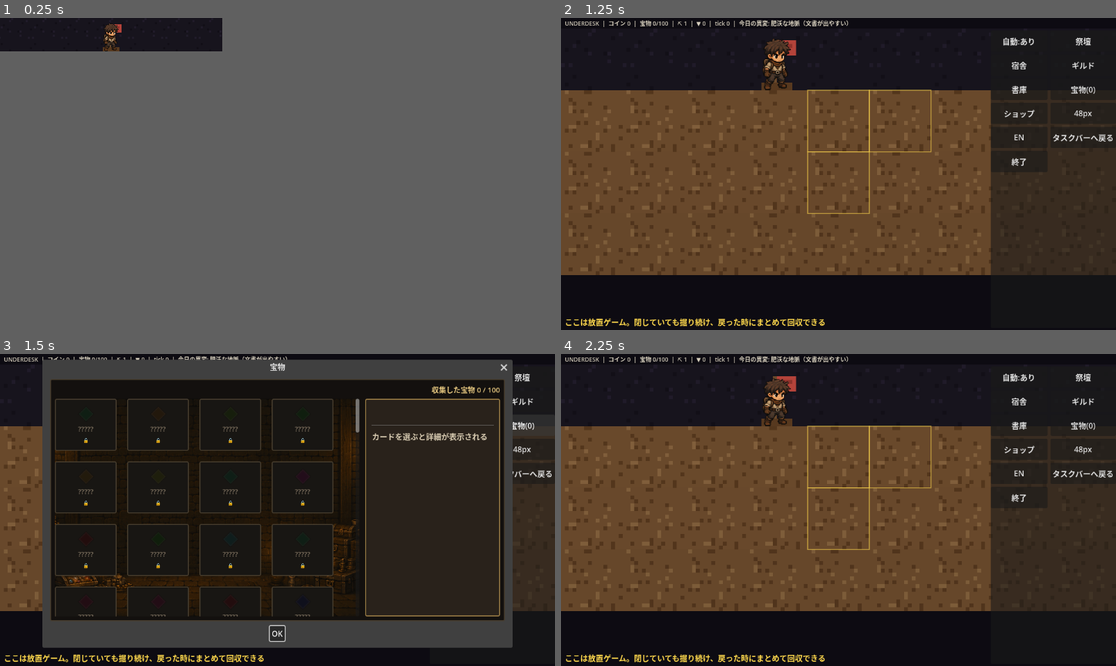
Above: before the commit, frames 1-4 (two rows, left to right).
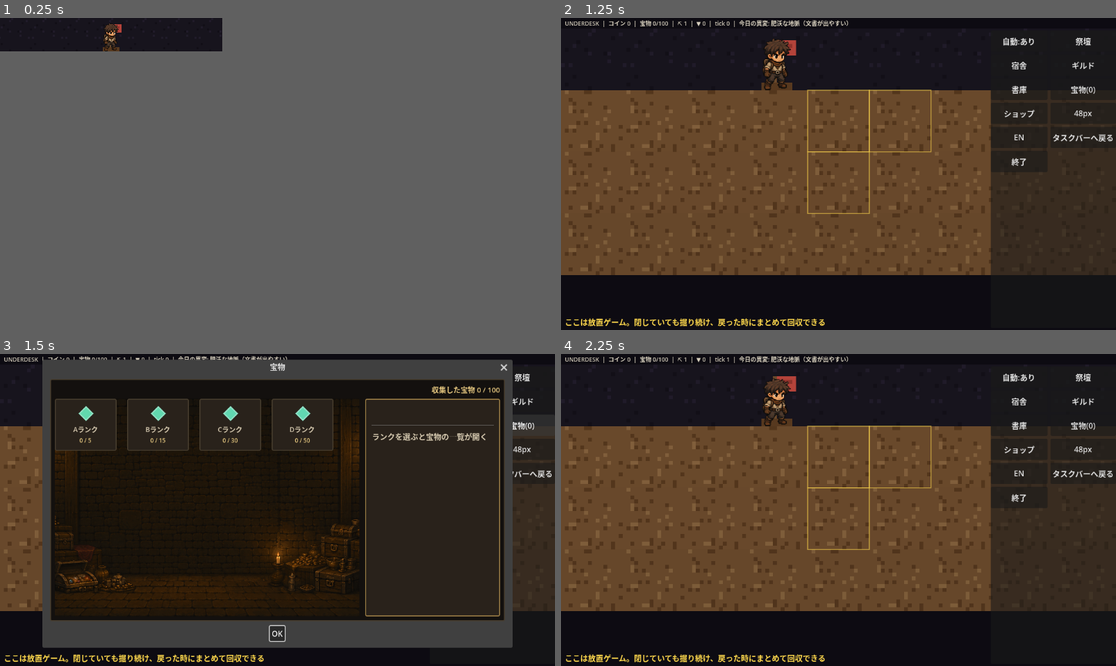
Above: after the commit, the same moments.

Repository: jinsei0604/UnderDesk
Game: Godot game, scene res://src/ui/main.tscn
Same seed, same stepped clock (60 frames per second), same inputs: the game is played once before the commit and once after it.
Inputs (mouse positions are in pixels of both pictures, inside the frame that each line leads up to):
- Up to frame 1 (0.25 s): no input
- Up to frame 2 (1.25 s): tap Enter at 0.5 s; drag from (672, 33) to (694, 27) at 0.52 s
- Up to frame 3 (1.5 s): click "宝物(0)" at 1.25 s
- Up to frame 4 (2.25 s): click "OK" at 2 s

Frames 1-2 are identical in both runs. In frame 3, 3.6% of the frame differs, in the area x 9-88%, y 14-85%; in frame 4, nothing differs.

Commit message:
Give the treasure dialog a two-level shelf, mirroring the archive
Groups items by rank (Z/S/A/B/C/D, UD.ITEM_RANKS) into a rank shelf
first, then opens each rank's item list on selection -- the same
shelf -> detail -> back navigation as the archive, so there's one
less UI pattern for the player to learn. Empty ranks (Z/S have no
items yet) are skipped, same as the archive skips empty series.
Adds item_rank_<rank>.png as a recognized art key (falls back to the
existing gem placeholder) and two locale strings for the rank shelf.

Diff:
--- a/locale/en.csv
+++ b/locale/en.csv
@@ -88,6 +88,8 @@
 UI_SELECT_HINT,Select a card to see its details.
 UI_BACK,Back
 UI_SELECT_SERIES_HINT,Choose a series to open its pages.
+UI_SELECT_RANK_HINT,Choose a rank to open its treasures.
+UI_RANK_LABEL,Rank %s
 SERIES_JOURNAL,A Miner's Journal
 SERIES_LETTERS,Old Letters
 SERIES_RECORDS,Records & Notices
--- a/locale/ja.csv
+++ b/locale/ja.csv
@@ -88,6 +88,8 @@
 UI_SELECT_HINT,カードを選ぶと詳細が表示される
 UI_BACK,戻る
 UI_SELECT_SERIES_HINT,シリーズを選ぶと手記の一覧が開く
+UI_SELECT_RANK_HINT,ランクを選ぶと宝物の一覧が開く
+UI_RANK_LABEL,%sランク
 SERIES_JOURNAL,坑夫の手記
 SERIES_LETTERS,古い書簡
 SERIES_RECORDS,記録・通達
--- a/src/ui/art_library.gd
+++ b/src/ui/art_library.gd
@@ -12,6 +12,7 @@
 ##   dialog_bg_<archive|treasure|shop|altar|guild|dorm>.png
 ##   (illustrated backdrop behind a UDCardDialog's card grid)
 ##   series_<series_id>.png  (e.g. series_journal.png, the archive shelf icon)
+##   item_rank_<Z|S|A|B|C|D>.png  (the treasure shelf's rank-card icon)
 ##
 ## Frame animation: add <key>_f2.png, <key>_f3.png, ... and the sprite
 ## cycles through them automatically (the base file is frame 1).
@@ -46,6 +47,8 @@
 	]
 	for i in MINION_VARIANTS:
 		keys.append("minion_%d" % i)
+	for rank in UD.ITEM_RANKS:
+		keys.append("item_rank_%s" % rank)
 	for room_id in room_ids:
 		keys.append("room_%s" % room_id)
 	for item_id in item_ids:
--- a/src/ui/main.gd
+++ b/src/ui/main.gd
@@ -48,6 +48,8 @@
 var doc_series: Array = []
 ## "" = the series-selection shelf; otherwise the open series id.
 var _archive_series: String = ""
+## "" = the rank-selection shelf; otherwise the open rank (Z/S/A/B/C/D).
+var _treasure_rank: String = ""
 var companion_defs: Array = []
 var _companion_by_id: Dictionary = {}
 var scroll_y: int = 0
@@ -858,47 +860,89 @@
 func _build_treasure_dialog() -> void:
 	_treasure_dialog = UDCardDialog.create(locale.text("UI_TREASURES"), false)
 	_treasure_dialog.card_selected.connect(_on_treasure_card_selected)
+	_treasure_dialog.back_pressed.connect(_show_treasure_rank_shelf)
 	_treasure_dialog.set_background(art.texture("dialog_bg_treasure"))
 	add_child(_treasure_dialog)
 
 
-## The whole collection shows on the shelf: owned treasures as cards,
-## the rest as locked ????? slots (the catalogue reveals its size, the
-## contents stay a surprise — reference shots 2026-07-12).
+## Two-level treasure shelf (same UX as the archive, 2026-07-14 user
+## request — one less layout for the player to learn): the shelf shows
+## one card per rank (Z/S/A/B/C/D), opening a rank lists its items as
+## owned cards or locked ????? slots.
 func _open_treasures() -> void:
 	if settings.resident_mode:
 		_expand()
+	_show_treasure_rank_shelf()
+	_treasure_dialog.popup_centered()
+
+
+func _rank_item_ids(rank: String) -> Array[String]:
+	var ids: Array[String] = []
+	for item_id in item_db.all_ids():
+		if item_db.rank(item_id) == rank:
+			ids.append(item_id)
+	return ids
+
+
+func _show_treasure_rank_shelf() -> void:
+	_treasure_rank = ""
 	_treasure_dialog.clear_cards()
-	for item_id in item_db.all_ids():
-		var owned := sim.item_count(item_id) > 0
+	for rank in UD.ITEM_RANKS:
+		var item_ids := _rank_item_ids(rank)
+		if item_ids.is_empty():
+			continue
+		var owned := 0
+		for item_id in item_ids:
+			if sim.item_count(item_id) > 0:
+				owned += 1
+		_treasure_dialog.add_card(
+			rank, locale.text("UI_RANK_LABEL") % rank, "%d / %d" % [owned, item_ids.size()],
+			art.icon_or_placeholder("item_rank_%s" % rank, rank, "gem"), false
+		)
+	_treasure_dialog.set_back(locale.text("UI_BACK"), false)
+	_treasure_dialog.set_progress(
+		locale.text("UI_PROGRESS_ITEMS") % [sim.distinct_items(), item_db.all_ids().size()]
+	)
+	_treasure_dialog.show_detail("", locale.text("UI_SELECT_RANK_HINT"), null)
+
+
+func _show_treasure_rank(rank: String) -> void:
+	_treasure_rank = rank
+	_treasure_dialog.clear_cards()
+	var item_ids := _rank_item_ids(rank)
+	var owned := 0
+	for item_id in item_ids:
+		var is_owned := sim.item_count(item_id) > 0
+		if is_owned:
+			owned += 1
 		var icon := art.icon_or_placeholder("item_%s" % item_id, item_id, "gem")
 		var title_text := locale.text(item_db.get_item(item_id)["name_key"]) \
-			if owned else ""
-		var subtitle := ""
-		if owned:
-			subtitle = "%s  ×%d" % [item_db.rank(item_id), sim.item_count(item_id)]
-		_treasure_dialog.add_card(item_id, title_text, subtitle, icon, not owned)
+			if is_owned else ""
+		var subtitle := "×%d" % sim.item_count(item_id) if is_owned else ""
+		_treasure_dialog.add_card(item_id, title_text, subtitle, icon, not is_owned)
+	_treasure_dialog.set_back(locale.text("UI_BACK"), true)
 	_treasure_dialog.set_progress(
-		locale.text("UI_PROGRESS_ITEMS") % [sim.distinct_items(), item_db.all_ids().size()]
-	)
-	_treasure_dialog.title = locale.text("UI_TREASURES")
+		"%s   %d / %d" % [locale.text("UI_RANK_LABEL") % rank, owned, item_ids.size()]
+	)
 	_treasure_dialog.show_detail("", locale.text("UI_SELECT_HINT"), null)
 	var first := _treasure_dialog.first_unlocked_id()
 	if first != "":
 		_treasure_dialog.select_card(first)
-	_treasure_dialog.popup_centered()
-
-
-func _on_treasure_card_selected(item_id: String) -> void:
-	var item := item_db.get_item(item_id)
+
+
+func _on_treasure_card_selected(card_id: String) -> void:
+	if _treasure_rank == "":
+		_show_treasure_rank(card_id)
+		return
+	var item := item_db.get_item(card_id)
 	var body := locale.text(item["desc_key"])
 	body += "\n\n[b]%s: %s[/b]   ×%d / %d" % [
-		locale.text("UI_RANK"), item_db.rank(item_id),
-		sim.item_count(item_id), sim.item_cap(item_id),
+		locale.text("UI_RANK"), item_db.rank(card_id),
+		sim.item_count(card_id), sim.item_cap(card_id),
 	]
 	_treasure_dialog.show_detail(
 		locale.text(item["name_key"]), body,
-		art.icon_or_placeholder("item_%s" % item_id, item_id, "gem")
+		art.icon_or_placeholder("item_%s" % card_id, card_id, "gem")
 	)
 
 
Binary file changed: locale/en.text.translation
Binary file changed: locale/ja.text.translation
